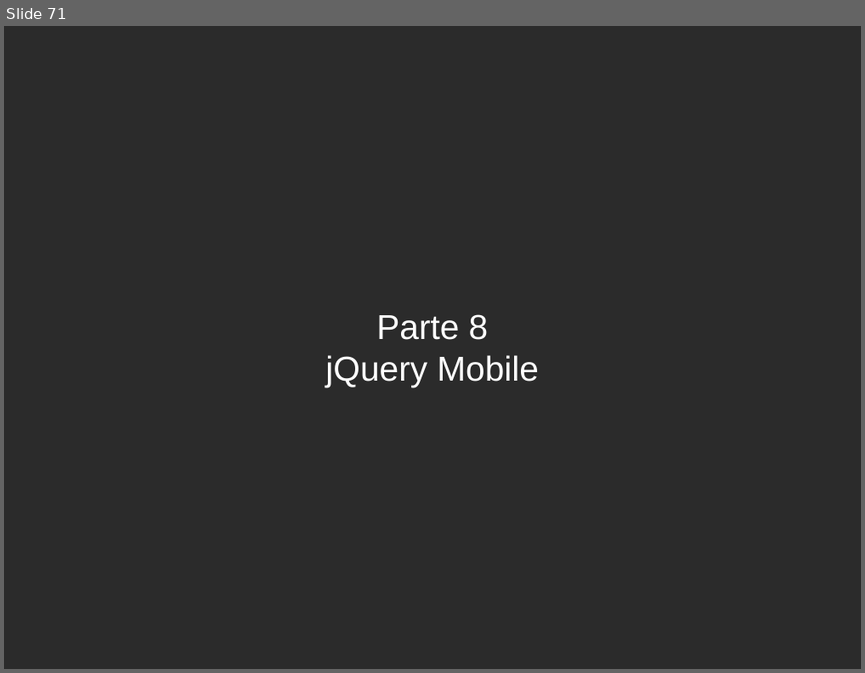
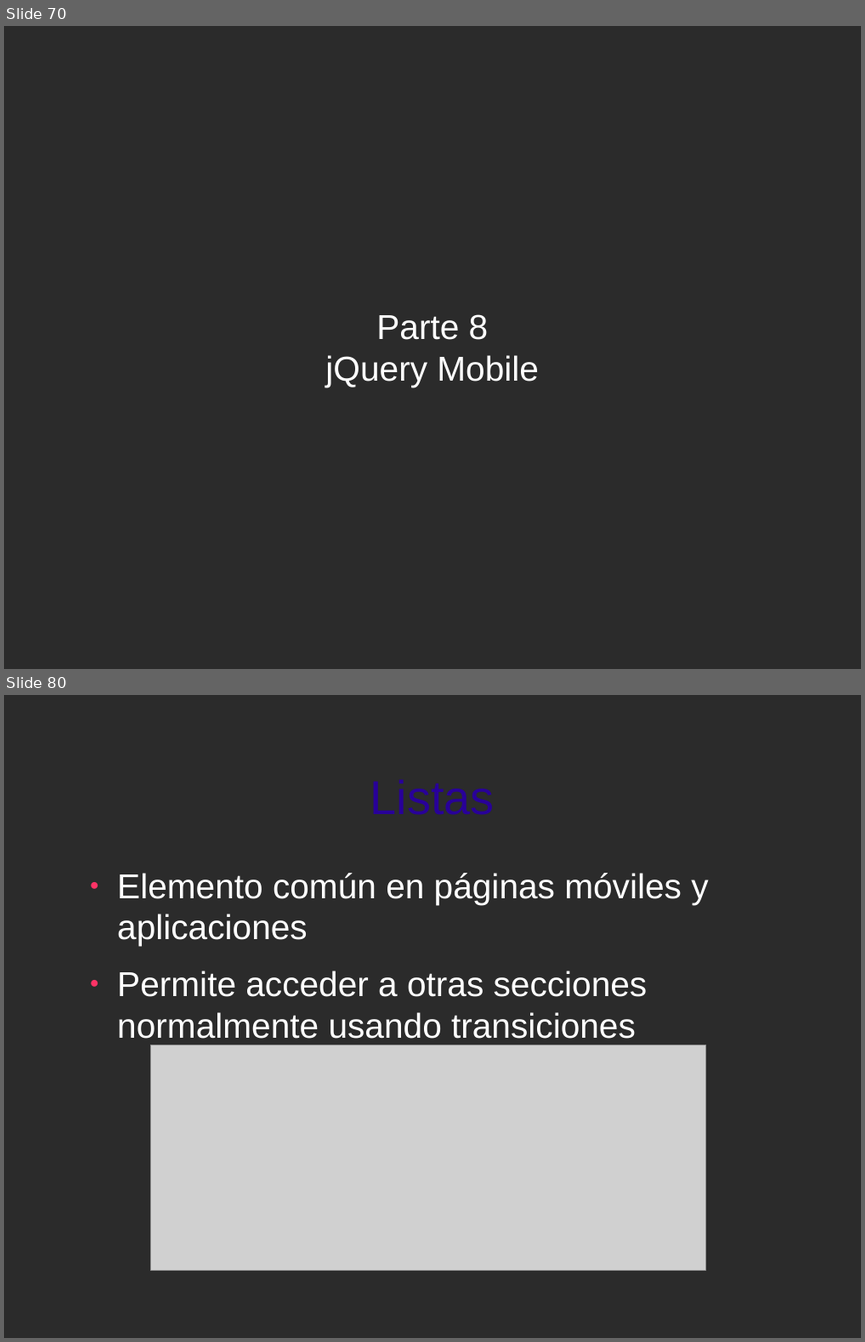
Before and after one commit to jorgeu/curso-jquery, a slide deck: curso-jquery.odp. Shown one above the other, each under a label of ours: slide 71 before the commit, slides 70 and 80 after it; the slides between them are not shown. The pictures are 865x673 and 865x1342 pixels, drawn with LibreOffice and Linux fonts; fonts in the diff are those of the drawing; grey boxes stand for pictures; background and template pictures are left out; a plain dark background stands for a picture behind light text. Boxes give left, top, right and bottom in pixels: in the first picture for what was removed or moved away, otherwise in the second. Text is boxed around its words. In the diff, an @@ line names an element or a change of style, - is before the commit and + after.

```diff
--- a/curso-jquery.odp
+++ b/curso-jquery.odp
@@ slide 80 added at box(4, 695, 861, 1338), background picture (left out) @@
@@ title added at box(370, 779, 494, 815), 44 pt, text #280099 @@
+Listas
@@ text added at box(117, 873, 708, 1038), 32 pt, text #FFFFFF @@
+● Elemento común en páginas móviles y aplicaciones
+● Permite acceder a otras secciones normalmente usando transiciones
@@ picture added at box(151, 1045, 706, 1271) @@
@@ what was slide 71 is now slide 70 @@
```
Also in this commit, not shown: 13 other slides added, 1 slide removed, 2 other files.
